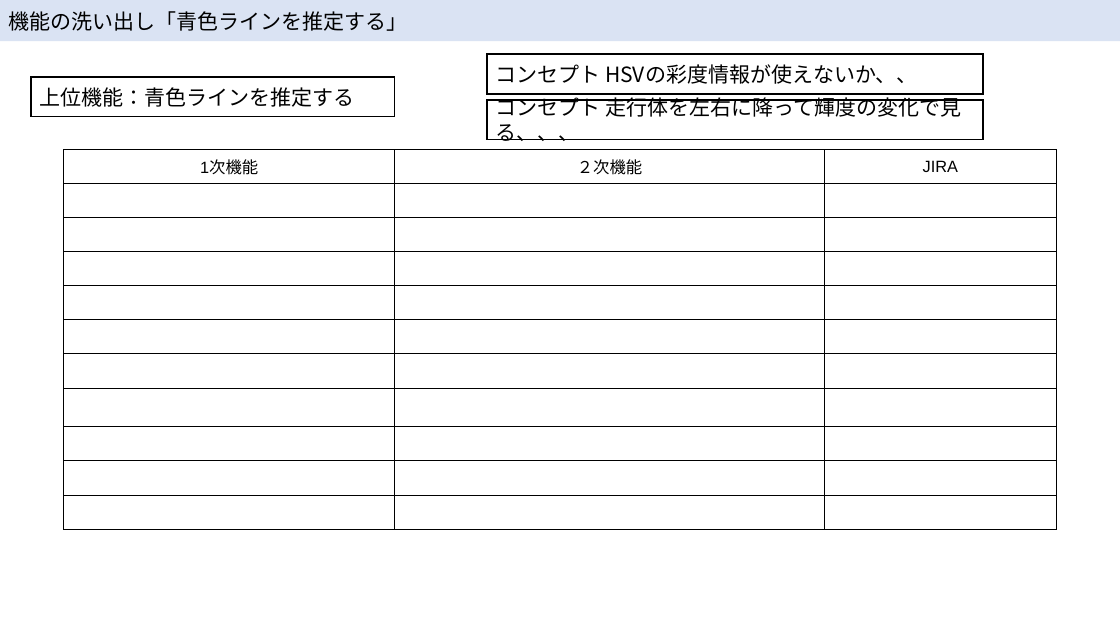
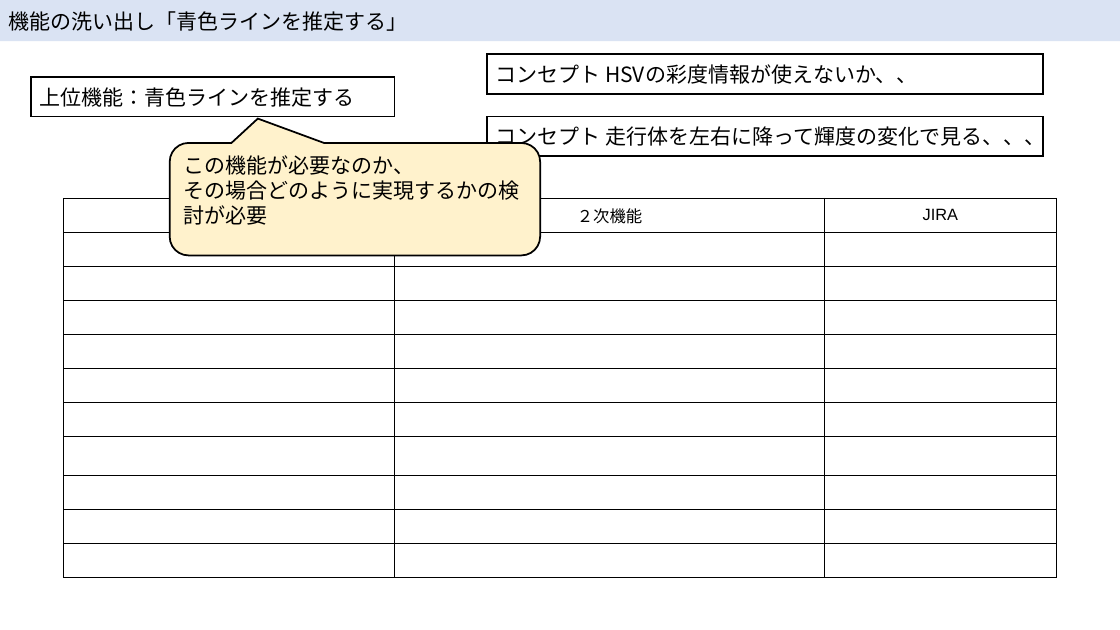
Before and after one commit to McRobo2019/ET_Robo_2019, a slide deck: slide 10 of Documents/hirojiren_設計ノート.pptx. Drawn at 1120x630 pixels with LibreOffice and Linux fonts; fonts in the diff are those of the drawing. Boxes give left, top, right and bottom in pixels: in the first picture for what was removed or moved away, otherwise in the second. Text is boxed around its words. In the diff, an @@ line names an element or a change of style, - is before the commit and + after.

Commit message:
KP-135 機能の追加

```diff
--- a/Documents/hirojiren_設計ノート.pptx
+++ b/Documents/hirojiren_設計ノート.pptx
@@ rectangle "コンセプト HSVの彩度情報が使えないか、、": place and size @@
-rectangle "コンセプト HSVの彩度情報が使えないか、、" at <box>487,55,984,94</box>
+rectangle "コンセプト HSVの彩度情報が使えないか、、" at <box>487,55,1043,94</box>
@@ rectangle "コンセプト 走行体を左右に降って輝度の変化で見る、、、": place and size @@
-rectangle "コンセプト 走行体を左右に降って輝度の変化で見る、、、" at <box>487,100,984,139</box>
+rectangle "コンセプト 走行体を左右に降って輝度の変化で見る、、、" at <box>487,117,1043,156</box>
@@ rounded speech box added at <box>170,143,540,255</box>, fill #FFF2CC, outline #000000 1.5 pt, 18 pt, text #000000 @@
+この機能が必要なのか、
+その場合どのように実現するかの検討が必要
@@ table: place and size @@
-table at <box>64,150,1057,524</box>
+table at <box>64,198,1057,573</box>
```
Also in this commit, not shown: 1 other slide changed, 1 slide added.
